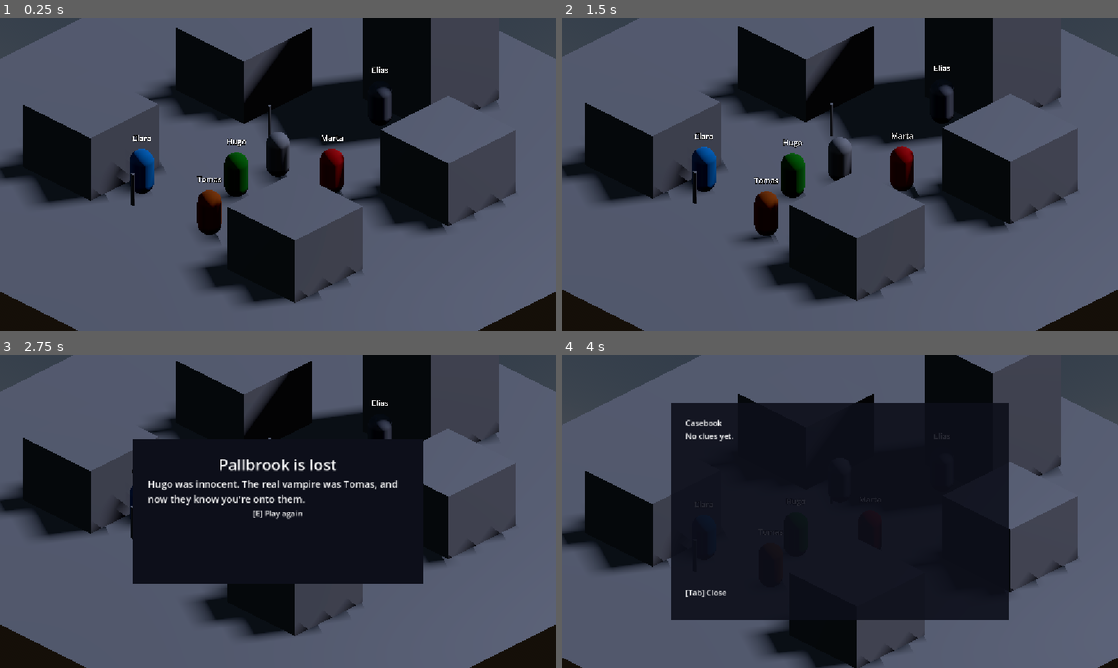
Above: before the commit, frames 1-4 (two rows, left to right).
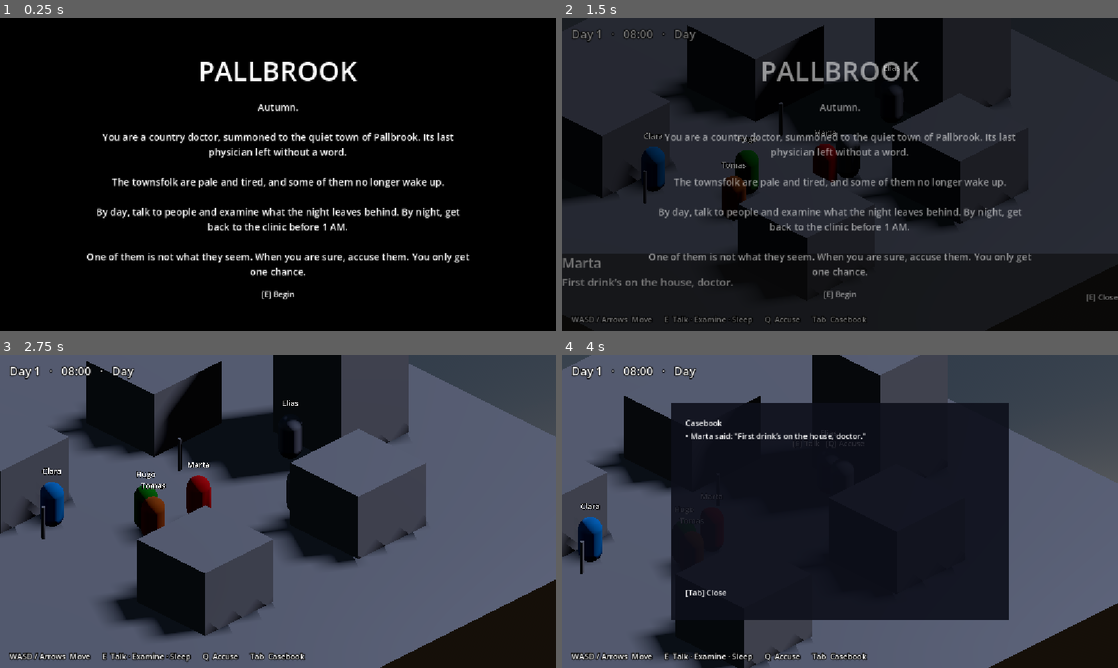
Above: after the commit, the same moments.

Repository: SauloAC/Pallbrook
Game: Godot game, scene res://scenes/mundo/Cidade.tscn
The game is run twice, just before and just after one commit, with the same random seed, the same clock (stepped at 60 frames per second) and the same inputs. The project has no main scene, so this scene is started directly.
Inputs:
- Up to frame 1 (0.25 s): no input
- Up to frame 2 (1.5 s): hold D (move_right) 0.53-1.28 s; hold Q (accuse) 0.53-1.28 s; tap E (interact) at 0.8, 1.35 s; hold S (move_down) from 1.28 s (still down)
- Up to frame 3 (2.75 s): tap Q (accuse) at 1.55 s; release S (move_down) at 2.03 s; hold D (move_right) from 2.03 s (still down); hold Q (accuse) from 2.03 s (still down); tap E (interact) at 2.3 s
- Up to frame 4 (4 s): release D (move_right) at 2.78 s; release Q (accuse) at 2.78 s; hold W (move_up) 2.78-3.53 s; tap E (interact) at 2.85, 3.8 s; tap Q (accuse) at 3.05 s; hold A (move_left) from 3.53 s (still down); hold Tab (notebook) from 3.53 s (still down)

The runs differ from the first frame. In frame 1, 78% of the frame differs, in the area x 0-100%, y 0-100%; in frame 2, 82%; in frame 3, 52%; in frame 4, 29%.

Commit message:
HUD with clock and controls, intro screen

Diff:
--- a/autoload/GameState.gd
+++ b/autoload/GameState.gd
@@ -9,6 +9,7 @@
 var vampire_name := ""
 var clues: Array[String] = []
 var game_over := false
+var intro_seen := false
 
 func reset() -> void:
 	# Autoloads survive a scene reload, so their state must be cleared by hand
--- a/scenes/mundo/Cidade.tscn
+++ b/scenes/mundo/Cidade.tscn
@@ -19,6 +19,8 @@
 [ext_resource type="Script" uid="uid://dly1apg7e36vd" path="res://scripts/ui/DialogueBox.gd" id="16_fm4th"]
 [ext_resource type="Script" uid="uid://c4hmcrjf3pqp1" path="res://scripts/ui/Notebook.gd" id="18_mequr"]
 [ext_resource type="Script" uid="uid://cqh3p8bipx8e" path="res://scripts/ui/Accusation.gd" id="19_ervra"]
+[ext_resource type="Script" uid="uid://c4cvy1j1dmabp" path="res://scripts/ui/HUD.gd" id="20_4bwyx"]
+[ext_resource type="Script" uid="uid://dwh5365ql3ql7" path="res://scripts/ui/Intro.gd" id="21_n6eqd"]
 
 [sub_resource type="ProceduralSkyMaterial" id="ProceduralSkyMaterial_tslrp"]
 sky_horizon_color = Color(0.66224277, 0.6717428, 0.6867428, 1)
@@ -373,6 +375,7 @@
 horizontal_alignment = 2
 
 [node name="Notebook" type="CanvasLayer" parent="UI" unique_id=1241914915]
+layer = 3
 script = ExtResource("18_mequr")
 
 [node name="Panel" type="PanelContainer" parent="UI/Notebook" unique_id=980850445]
@@ -411,6 +414,7 @@
 text = "[Tab] Close"
 
 [node name="Accusation" type="CanvasLayer" parent="UI" unique_id=445527340]
+layer = 4
 script = ExtResource("19_ervra")
 
 [node name="Panel" type="PanelContainer" parent="UI/Accusation" unique_id=614301126]
@@ -447,6 +451,66 @@
 layout_mode = 2
 size_flags_horizontal = 4
 
+[node name="HUD" type="CanvasLayer" parent="UI" unique_id=1766155086]
+script = ExtResource("20_4bwyx")
+
+[node name="Clock" type="Label" parent="UI/HUD" unique_id=1892469658]
+offset_left = 20.0
+offset_top = 16.0
+offset_right = 60.0
+offset_bottom = 50.0
+theme_override_colors/font_outline_color = Color(0, 0, 0, 1)
+theme_override_constants/outline_size = 8
+theme_override_font_sizes/font_size = 24
+
+[node name="Controls" type="Label" parent="UI/HUD" unique_id=276618793]
+offset_left = 20.0
+offset_top = 612.0
+offset_right = 60.0
+offset_bottom = 635.0
+theme_override_colors/font_outline_color = Color(0, 0, 0, 1)
+theme_override_constants/outline_size = 8
+
+[node name="Intro" type="CanvasLayer" parent="UI" unique_id=209549530]
+layer = 10
+script = ExtResource("21_n6eqd")
+
+[node name="Background" type="ColorRect" parent="UI/Intro" unique_id=771798768]
+offset_right = 1152.0
+offset_bottom = 648.0
+color = Color(0, 0, 0, 1)
+
+[node name="Title" type="Label" parent="UI/Intro/Background" unique_id=749746822]
+layout_mode = 0
+offset_left = 176.0
+offset_top = 70.0
+offset_right = 976.0
+offset_bottom = 150.0
+theme_override_font_sizes/font_size = 56
+text = "PALLBROOK"
+horizontal_alignment = 1
+
+[node name="Body" type="Label" parent="UI/Intro/Background" unique_id=456865873]
+custom_minimum_size = Vector2(800, 0)
+custom_maximum_size = Vector2(800, -1)
+layout_mode = 0
+offset_left = 176.0
+offset_top = 170.0
+offset_right = 976.0
+offset_bottom = 510.0
+theme_override_font_sizes/font_size = 20
+horizontal_alignment = 1
+autowrap_mode = 2
+
+[node name="Hint" type="Label" parent="UI/Intro/Background" unique_id=770555443]
+layout_mode = 0
+offset_left = 176.0
+offset_top = 560.0
+offset_right = 976.0
+offset_bottom = 600.0
+text = "[E] Begin"
+horizontal_alignment = 1
+
 [node name="Locations" type="Node3D" parent="." unique_id=188944316]
 
 [node name="Clinica" type="Marker3D" parent="Locations" unique_id=1795279392 groups=["locations"]]
--- /dev/null
+++ b/scripts/ui/HUD.gd
@@ -0,0 +1,17 @@
+extends CanvasLayer
+
+@onready var clock: Label = $Clock
+@onready var controls: Label = $Controls
+
+
+func _ready() -> void:
+	controls.text = "WASD / Arrows  Move      E  Talk · Examine · Sleep      Q  Accuse      Tab  Casebook"
+
+
+func _process(_delta: float) -> void:
+	var hours := int(GameState.hour)
+	var minutes := int((GameState.hour - hours) * 6.0) * 10  # Shown in 10-minute steps
+	var phase := "Night" if GameState.is_night else "Day"
+	clock.text = "Day %d   ·   %02d:%02d   ·   %s" % [GameState.day, hours, minutes, phase]
+	# Turns red once exhaustion starts: a warning to head to the clinic
+	clock.modulate = Color(1.0, 0.45, 0.45) if GameState.exhaustion > 0.0 else Color.WHITE
--- /dev/null
+++ b/scripts/ui/Intro.gd
@@ -0,0 +1,28 @@
+extends CanvasLayer
+
+const INTRO := "Autumn.\n\nYou are a country doctor, summoned to the quiet town of Pallbrook. Its last physician left without a word.\n\nThe townsfolk are pale and tired, and some of them no longer wake up.\n\nBy day, talk to people and examine what the night leaves behind. By night, get back to the clinic before 1 AM.\n\nOne of them is not what they seem. When you are sure, accuse them. You only get one chance."
+
+@onready var background: Control = $Background
+@onready var body: Label = $Background/Body
+
+
+func _ready() -> void:
+	process_mode = Node.PROCESS_MODE_ALWAYS
+	if GameState.intro_seen:
+		background.visible = false
+		return
+	body.text = INTRO
+	get_tree().paused = true  # The town waits until the player is ready
+
+
+func _input(event: InputEvent) -> void:
+	if not background.visible or GameState.intro_seen:
+		return
+	if event.is_action_pressed("interact"):
+		get_viewport().set_input_as_handled()  # This E must not also trigger the player
+		GameState.intro_seen = true
+		get_tree().paused = false
+		var tween := create_tween()
+		tween.tween_property(background, "modulate:a", 0.0, 1.5)  # Fade into the town
+		await tween.finished
+		background.visible = false
Not shown, added: scripts/ui/HUD.gd.uid
Not shown, added: scripts/ui/Intro.gd.uid
